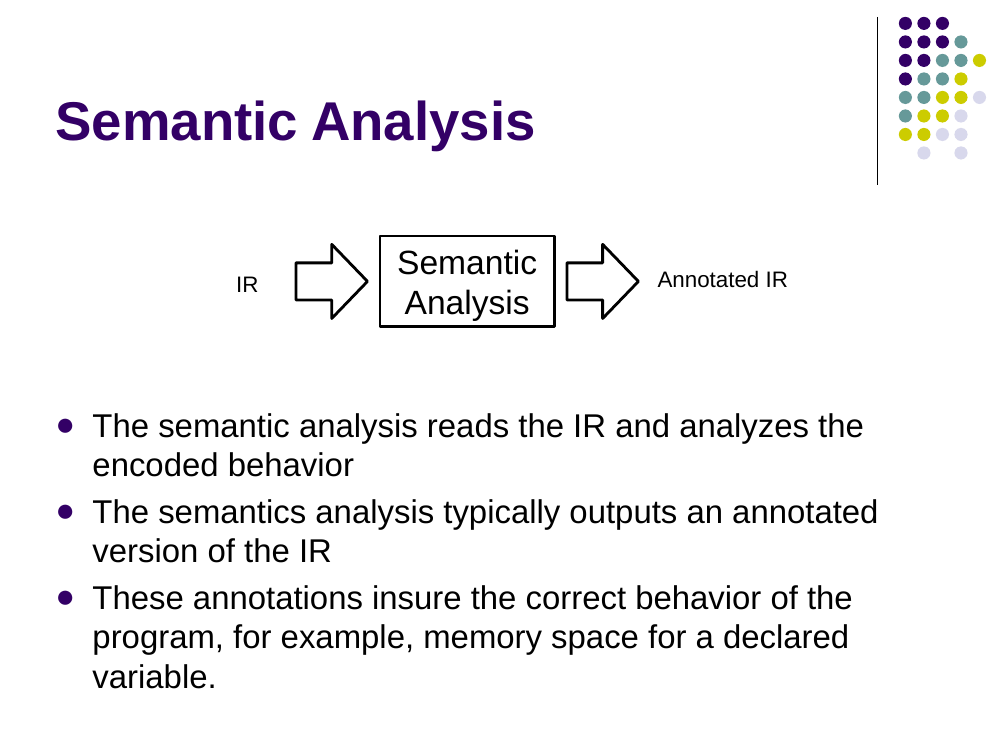
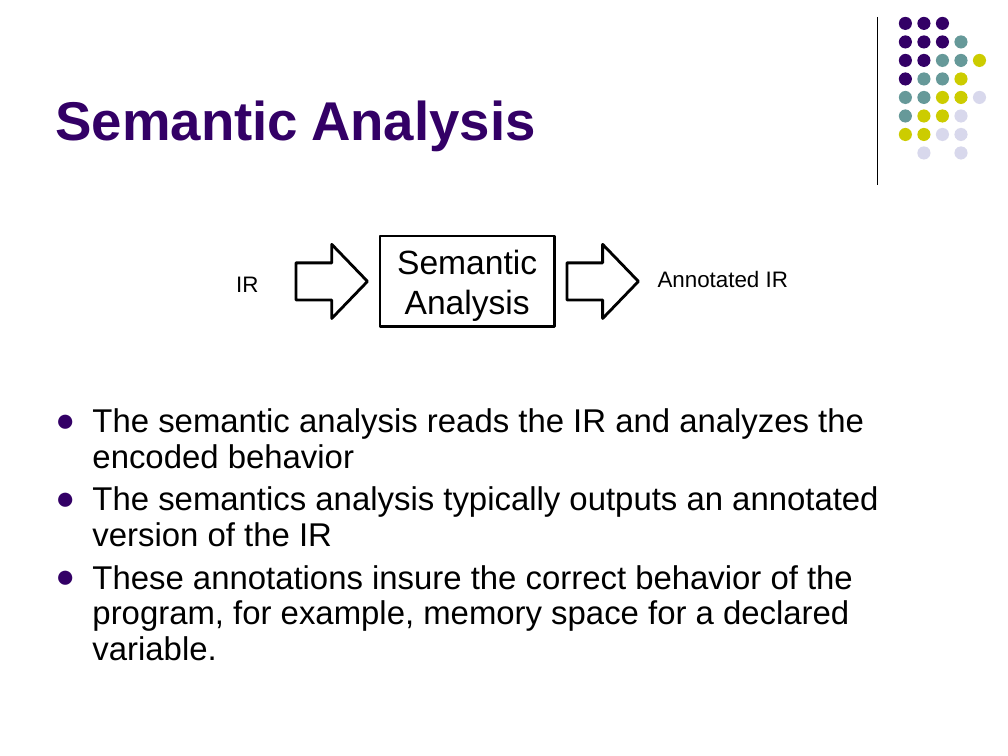
Before and after one commit to lutzhamel/CSC402, a slide deck: slide 16 of notes/csc402-ln001.pptx (slide 15 before the commit). Drawn at 1008x756 pixels with LibreOffice and Linux fonts; fonts in the diff are those of the drawing. Boxes give left, top, right and bottom in pixels: in the first picture for what was removed or moved away, otherwise in the second. Text is boxed around its words. In the diff, an @@ line names an element or a change of style, - is before the commit and + after.

```diff
--- a/notes/csc402-ln001.pptx
+++ b/notes/csc402-ln001.pptx
@@ text "The semantic analysis reads the ..." at box(92, 408, 878, 661): line spacing 1 to 0.9 @@
```
Also in this commit, not shown: 6 other slides changed, 1 slide added, 1 other file.
